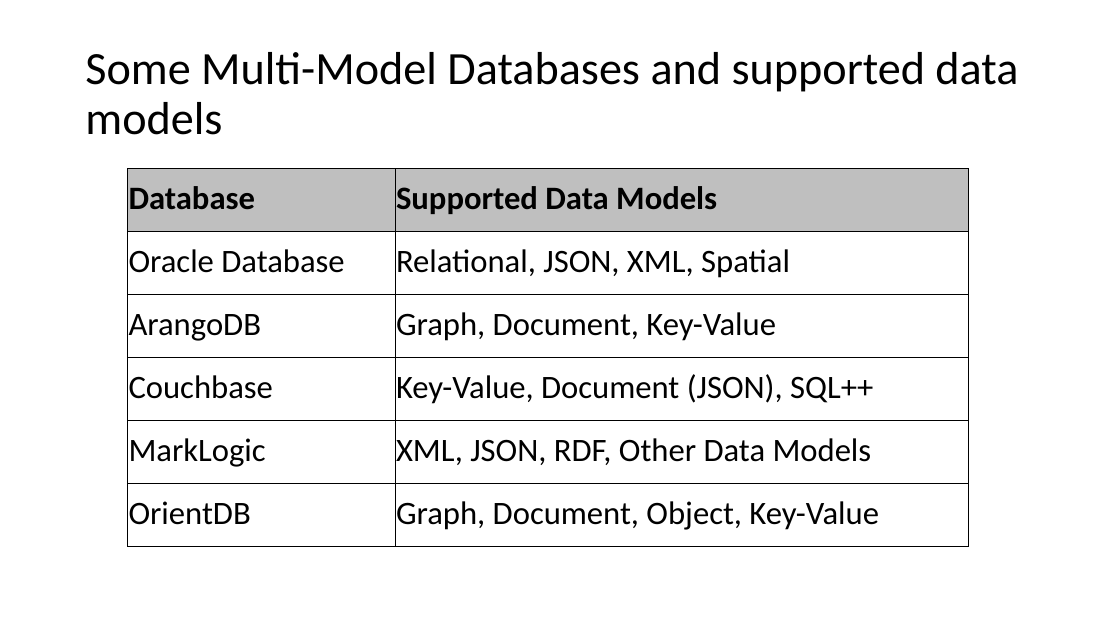
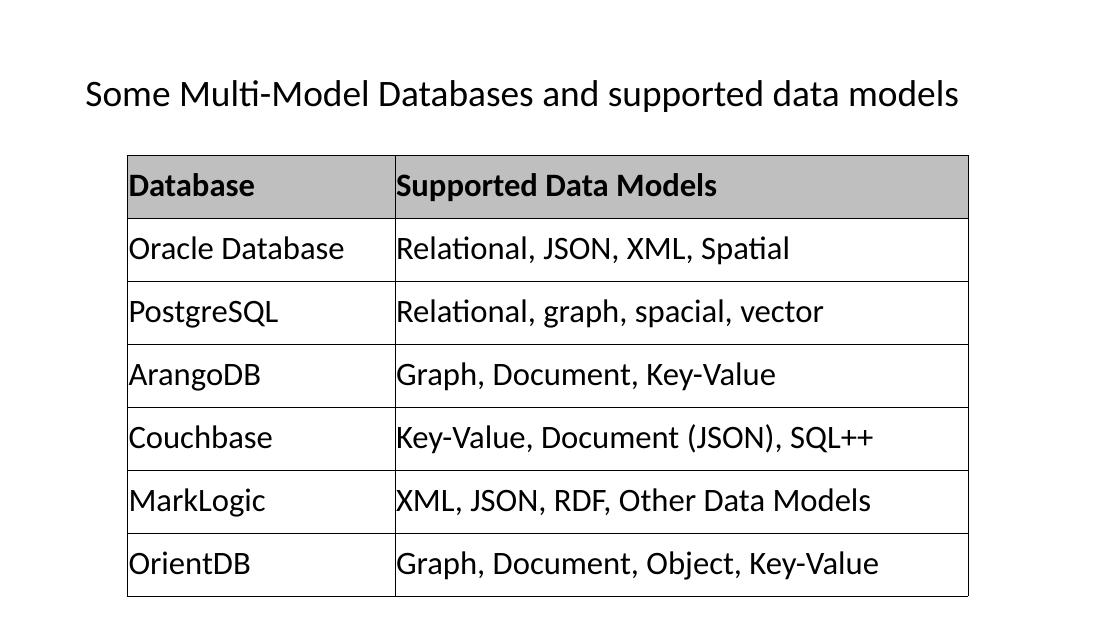
Before and after one commit to motazsaad/Exploratory-Analysis-of-Big-Data, a slide deck: slide 29 of materials/PPT slides/03 EDABDC - Data Models - part 3.pptx. Drawn at 1120x630 pixels with LibreOffice and Linux fonts; fonts in the diff are those of the drawing. Boxes give left, top, right and bottom in pixels: in the first picture for what was removed or moved away, otherwise in the second. Text is boxed around its words. In the diff, an @@ line names an element or a change of style, - is before the commit and + after.

```diff
--- a/materials/PPT slides/03 EDABDC - Data Models - part 3.pptx
+++ b/materials/PPT slides/03 EDABDC - Data Models - part 3.pptx
@@ title "Some Multi-Model Databases and supported ..." at bbox=[85, 80, 959, 112]: size 39.6 to 32 pt @@
@@ table at bbox=[128, 155, 968, 597] @@
+row 3: PostgreSQL | Relational, graph, spacial, vector
@@ table: place and size @@
-table at bbox=[128, 169, 968, 547]
+table at bbox=[128, 155, 968, 597]
```
Also in this commit, not shown: 1 other slide changed, 3 slides added, 4 slides removed, 6 other files.
